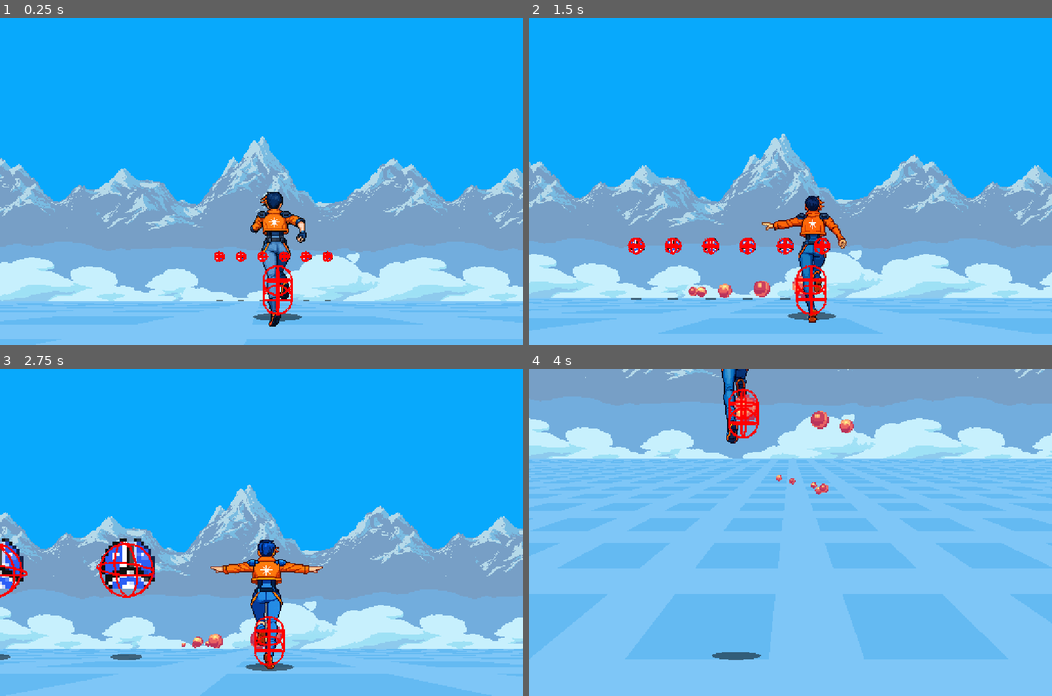
Above: before the commit, frames 1-4 (two rows, left to right).
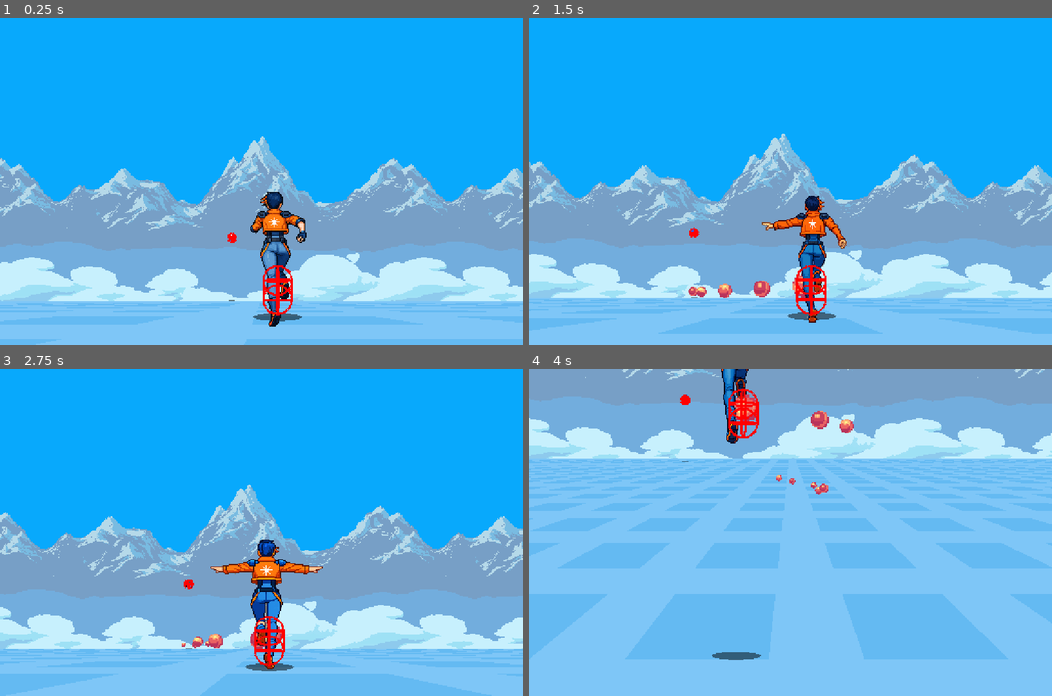
Above: after the commit, the same moments.

Repository: pl7y/starlance
Game: Godot game, scene res://scenes/gameplay_screen.tscn
Two runs of this game, one before a commit and one after it. Both use one fixed random seed, a clock stepped at 60 frames per second and the inputs below.
Inputs:
- Up to frame 1 (0.25 s): no input
- Up to frame 2 (1.5 s): hold Right (move_right) 0.53-1.28 s; hold Space (fire) 0.53-1.28 s; hold Down (move_down) from 1.28 s (still down); tap Space (fire) at 1.35 s
- Up to frame 3 (2.75 s): release Down (move_down) at 2.03 s; hold Right (move_right) from 2.03 s (still down); hold Space (fire) from 2.03 s (still down)
- Up to frame 4 (4 s): release Right (move_right) at 2.78 s; release Space (fire) at 2.78 s; hold Up (move_up) 2.78-3.53 s; tap Space (fire) at 2.85 s; hold Left (move_left) from 3.53 s (still down); hold Space (fire) from 3.53 s (still down)

The runs differ from the first frame. In frame 1, 0.4% of the frame differs, in the area x 41-64%, y 65-87%; in frame 2, 0.9%; in frame 3, 2.2%, in the area x 0-38%, y 51-89%; in frame 4, less than 0.1%.

Commit message:
Hm

Diff:
--- a/scenes/encounters/content_generator.gd
+++ b/scenes/encounters/content_generator.gd
@@ -46,6 +46,8 @@
   # Rush-follow: fly in fast, then orbit the player at close range
   var rush_follow := _rush_follow_style(25.0, 5.0, 8.0, 2.0)
   var rush_follow_tight := _rush_follow_style(18.0, 6.0, 5.0, 2.5)
+  var boss_lock := StaticMovementStyle.new()
+  boss_lock.z_lock = MovementStyle.ZLock.PLAYER
 
   # Patterns (firing)
   var slow_fire := _pattern(2.0, 70.0)
@@ -154,7 +156,7 @@
   ])
   _save(mixed_ambush, OUTPUT_BASE + "mixed_ambush.tres")
 
-  # --- Boss: Heavy Dreadnought (static boss + drone waves) ---
+  # --- Boss: Heavy Dreadnought (z-locked static boss + drone waves) ---
   var phase1 := PhaseEvent.new()
   phase1.time = 0.0
   phase1.phase_name = "boss_phase_1"
@@ -172,7 +174,7 @@
     ["boss"], [
       phase1,
       boss_gate,
-      _spawn(enemy_scene, 1, point, MovementStyle.new(), slow_fire, 0.0, 200,
+      _spawn(enemy_scene, 1, point, boss_lock, slow_fire, 0.0, 200,
         Vector3(0, 20.0, -500.0)),
       _spawn(enemy_scene, 3, line_5, drift_slow, med_fire, 80.0, 25,
         Vector3(0, 0, -500.0)),
--- a/scenes/encounters/movement_styles/custom_movement_style.gd
+++ b/scenes/encounters/movement_styles/custom_movement_style.gd
@@ -10,4 +10,4 @@
 	# Duplicate the logic so each enemy gets its own state
 	if custom_logic != null:
 		strategy.custom_logic = custom_logic.duplicate()
-	return strategy
+	return _apply_shared_settings(strategy)
--- a/scenes/encounters/movement_styles/dive_at_player_movement_style.gd
+++ b/scenes/encounters/movement_styles/dive_at_player_movement_style.gd
@@ -10,4 +10,4 @@
 	var strategy := DiveAtPlayerMovementStrategy.new()
 	strategy.speed_z = speed_z
 	strategy.dive_turn = dive_turn
-	return strategy
+	return _apply_shared_settings(strategy)
--- a/scenes/encounters/movement_styles/drift_movement_style.gd
+++ b/scenes/encounters/movement_styles/drift_movement_style.gd
@@ -12,4 +12,4 @@
 	strategy.speed_z = speed_z
 	strategy.speed_x = speed_x
 	strategy.speed_y = speed_y
-	return strategy
+	return _apply_shared_settings(strategy)
--- a/scenes/encounters/movement_styles/movement_style.gd
+++ b/scenes/encounters/movement_styles/movement_style.gd
@@ -6,8 +6,20 @@
 extends Resource
 class_name MovementStyle
 
+enum ZLock {NONE, PLAYER}
+
+## Z lock mode shared by all movement styles.
+## NONE: absolute world movement.
+## PLAYER: compensate player forward run so movement is player-relative.
+@export var z_lock: ZLock = ZLock.NONE
+
 ## Creates and returns the appropriate MovementStrategy instance.
 ## Override in subclasses to return the correct strategy type.
 func create_strategy() -> MovementStrategy:
   push_error("MovementStyle.create_strategy() must be overridden in subclass")
   return null
+
+
+func _apply_shared_settings(strategy: MovementStrategy) -> MovementStrategy:
+  strategy.z_lock = z_lock
+  return strategy
--- a/scenes/encounters/movement_styles/orbit_movement_style.gd
+++ b/scenes/encounters/movement_styles/orbit_movement_style.gd
@@ -12,4 +12,4 @@
 	strategy.speed_z = speed_z
 	strategy.orbit_radius = orbit_radius
 	strategy.orbit_speed = orbit_speed
-	return strategy
+	return _apply_shared_settings(strategy)
--- /dev/null
+++ b/scenes/encounters/movement_styles/polyline_movement_style.gd
@@ -0,0 +1,39 @@
+## Polyline movement style - follows an authored sequence of points.
+@tool
+extends MovementStyle
+class_name PolylineMovementStyle
+
+const POLYLINE_MOVEMENT_STRATEGY_SCRIPT := preload("res://scenes/movement/polyline_movement_strategy.gd")
+
+enum Cycle {NONE, LOOP, PING_PONG}
+
+## Points interpreted as local offsets from the enemy spawn position.
+@export var points: PackedVector3Array = PackedVector3Array()
+
+## If true, appends first point at the end before cycling logic.
+@export var close: bool = false
+
+## How movement continues after reaching the end.
+@export var cycle: Cycle = Cycle.NONE
+
+## Units per second along the polyline path.
+@export_range(0.0, 2000.0, 1.0) var speed: float = 40.0
+
+
+func create_strategy() -> MovementStrategy:
+	var strategy: MovementStrategy = POLYLINE_MOVEMENT_STRATEGY_SCRIPT.new()
+	strategy.points = points
+	strategy.close = close
+	strategy.speed = speed
+	strategy.cycle = _to_strategy_cycle(cycle)
+	return _apply_shared_settings(strategy)
+
+
+func _to_strategy_cycle(value: Cycle) -> int:
+	match value:
+		Cycle.LOOP:
+			return 1
+		Cycle.PING_PONG:
+			return 2
+		_:
+			return 0
--- a/scenes/encounters/movement_styles/rush_follow_movement_style.gd
+++ b/scenes/encounters/movement_styles/rush_follow_movement_style.gd
@@ -14,4 +14,4 @@
 	strategy.rush_turn = rush_turn
 	strategy.orbit_radius = orbit_radius
 	strategy.orbit_speed = orbit_speed
-	return strategy
+	return _apply_shared_settings(strategy)
--- a/scenes/encounters/movement_styles/sine_strafe_movement_style.gd
+++ b/scenes/encounters/movement_styles/sine_strafe_movement_style.gd
@@ -13,4 +13,4 @@
 	strategy.amp_x = amplitude.x
 	strategy.amp_y = amplitude.y
 	strategy.freq = frequency
-	return strategy
+	return _apply_shared_settings(strategy)
--- a/scenes/encounters/movement_styles/static_movement_style.gd
+++ b/scenes/encounters/movement_styles/static_movement_style.gd
@@ -1,7 +1,7 @@
 ## Static movement style - enemy stays in place.
 @tool
-extends MovementStyle
+extends "res://scenes/encounters/movement_styles/movement_style.gd"
 class_name StaticMovementStyle
 
 func create_strategy() -> MovementStrategy:
-	return StaticMovementStrategy.new()
+	return _apply_shared_settings(StaticMovementStrategy.new())
--- a/scenes/encounters/movement_styles/swoop_movement_style.gd
+++ b/scenes/encounters/movement_styles/swoop_movement_style.gd
@@ -13,4 +13,4 @@
 	strategy.amp_x = amplitude.x
 	strategy.amp_y = amplitude.y
 	strategy.freq = frequency
-	return strategy
+	return _apply_shared_settings(strategy)
--- a/scenes/gameplay_screen.tscn
+++ b/scenes/gameplay_screen.tscn
@@ -26,14 +26,13 @@
 
 [sub_resource type="Resource" id="Resource_pw0ia"]
 script = ExtResource("17_baarm")
-spacing = Vector2(100, 0)
+spacing = Vector2(50, 0)
 metadata/_custom_type_script = "uid://cxyxiyhktbobm"
 
 [sub_resource type="Resource" id="Resource_clvjq"]
 script = ExtResource("18_pw0ia")
-speed_z = 5.0
 amplitude = Vector2(100, 100)
-frequency = 1.0
+z_lock = 1
 metadata/_custom_type_script = "uid://ces2q7ec1p1dl"
 
 [sub_resource type="Resource" id="Resource_6272t"]
@@ -44,12 +43,11 @@
 [sub_resource type="Resource" id="Resource_4xyd6"]
 script = ExtResource("20_ng3oa")
 enemy_scene = ExtResource("16_clvjq")
-count = 6
 formation = SubResource("Resource_pw0ia")
 move_style = SubResource("Resource_clvjq")
 pattern = SubResource("Resource_6272t")
 hp = 20
-world_pos = Vector3(0, 100, -1500)
+world_pos = Vector3(-200, 200, -1500)
 tags = PackedStringArray()
 
 [sub_resource type="Resource" id="Resource_hjvpi"]
--- a/scenes/movement/custom_movement_strategy.gd
+++ b/scenes/movement/custom_movement_strategy.gd
@@ -5,9 +5,11 @@
 var custom_logic: MoveLogic
 
 func setup(enemy: Node, rig: CameraRig) -> void:
+	_setup_z_lock(rig)
 	if custom_logic != null:
 		custom_logic.setup(enemy, rig)
 
 func update(enemy: Node, rig: CameraRig, delta: float) -> void:
 	if custom_logic != null:
 		custom_logic.update(enemy, rig, delta)
+	_apply_z_lock(enemy, rig)
--- a/scenes/movement/dive_at_player_movement_strategy.gd
+++ b/scenes/movement/dive_at_player_movement_strategy.gd
@@ -12,3 +12,4 @@
 	var target_y := rig.camera_world_position.y
 	enemy.world_pos.x = lerp(enemy.world_pos.x, target_x, 1.0 - exp(-dive_turn * delta))
 	enemy.world_pos.y = lerp(enemy.world_pos.y, target_y, 1.0 - exp(-dive_turn * delta))
+	_apply_z_lock(enemy, rig)
--- a/scenes/movement/drift_movement_strategy.gd
+++ b/scenes/movement/drift_movement_strategy.gd
@@ -6,7 +6,8 @@
 var speed_y: float = 0.0
 var speed_z: float = 12.0
 
-func update(enemy: Node, _rig: CameraRig, delta: float) -> void:
+func update(enemy: Node, rig: CameraRig, delta: float) -> void:
 	enemy.world_pos.x += speed_x * delta
 	enemy.world_pos.y += speed_y * delta
 	enemy.world_pos.z += speed_z * delta
+	_apply_z_lock(enemy, rig)
--- a/scenes/movement/movement_strategy.gd
+++ b/scenes/movement/movement_strategy.gd
@@ -4,6 +4,11 @@
 ## The Enemy delegates movement updates to the active strategy.
 extends RefCounted
 class_name MovementStrategy
+
+var z_lock = MovementStyle.ZLock.NONE
+
+var _z_lock_ready: bool = false
+var _last_camera_z: float = 0.0
 
 ## Called once after the enemy is spawned and configured.
 ## Store references and initialize per-instance state here.
@@ -17,3 +22,22 @@
 @warning_ignore("unused_parameter")
 func update(enemy: Node, rig: CameraRig, delta: float) -> void:
 	pass
+
+
+func _setup_z_lock(rig: CameraRig) -> void:
+	_z_lock_ready = true
+	_last_camera_z = rig.camera_world_position.z if rig != null else 0.0
+
+
+func _apply_z_lock(enemy: Node, rig: CameraRig) -> void:
+	if z_lock != MovementStyle.ZLock.PLAYER or rig == null:
+		return
+
+	if not _z_lock_ready:
+		_setup_z_lock(rig)
+		return
+
+	var current_z := rig.camera_world_position.z
+	var delta_z := current_z - _last_camera_z
+	_last_camera_z = current_z
+	enemy.world_pos.z += delta_z
--- a/scenes/movement/orbit_movement_strategy.gd
+++ b/scenes/movement/orbit_movement_strategy.gd
@@ -8,8 +8,9 @@
 
 var _orbit_angle: float = 0.0
 
-func setup(_enemy: Node, _rig: CameraRig) -> void:
+func setup(_enemy: Node, rig: CameraRig) -> void:
 	_orbit_angle = randf_range(0.0, TAU)
+	_setup_z_lock(rig)
 
 func update(enemy: Node, rig: CameraRig, delta: float) -> void:
 	enemy.world_pos.z += speed_z * delta
@@ -19,3 +20,4 @@
 	var cy := rig.camera_world_position.y
 	enemy.world_pos.x = cx + cos(_orbit_angle) * orbit_radius
 	enemy.world_pos.y = cy + sin(_orbit_angle) * (orbit_radius * 0.6)
+	_apply_z_lock(enemy, rig)
--- /dev/null
+++ b/scenes/movement/polyline_movement_strategy.gd
@@ -0,0 +1,136 @@
+## Polyline movement strategy - follows a sequence of points.
+extends MovementStrategy
+class_name PolylineMovementStrategy
+
+enum Cycle {NONE, LOOP, PING_PONG}
+
+## Points are interpreted as local offsets from spawn origin.
+var points: PackedVector3Array = PackedVector3Array()
+
+## If true, appends first point at the end (closed path).
+var close: bool = false
+
+## How to continue after reaching the end.
+var cycle: Cycle = Cycle.NONE
+
+## Units per second along the polyline.
+var speed: float = 40.0
+
+var _path: PackedVector3Array = PackedVector3Array()
+var _current_index: int = 0
+var _next_index: int = 0
+var _direction: int = 1
+var _segment_progress: float = 0.0
+var _stopped: bool = false
+var _z_lock_offset: float = 0.0
+
+
+func setup(enemy: Node, rig: CameraRig) -> void:
+  _build_path(enemy.world_pos)
+  _segment_progress = 0.0
+  _direction = 1
+  _stopped = _path.size() <= 1
+  _current_index = 0
+  _next_index = 1 if _path.size() > 1 else 0
+  _z_lock_offset = 0.0
+  _setup_z_lock(rig)
+  if _path.size() > 0:
+    enemy.world_pos = _path_with_z_lock(_path[0])
+
+func update(enemy: Node, rig: CameraRig, delta: float) -> void:
+  var prev_z_lock_offset := _z_lock_offset
+  _update_z_lock_offset(rig)
+
+  if _stopped or speed <= 0.0 or _path.size() <= 1:
+    if z_lock == MovementStyle.ZLock.PLAYER:
+      enemy.world_pos.z += _z_lock_offset - prev_z_lock_offset
+    return
+
+  var remaining := speed * delta
+  while remaining > 0.0 and not _stopped:
+    var a := _path[_current_index]
+    var b := _path[_next_index]
+    var seg_len := a.distance_to(b)
+
+    if seg_len <= 0.0001:
+      enemy.world_pos = _path_with_z_lock(b)
+      _finish_segment(enemy)
+      continue
+
+    var left := seg_len - _segment_progress
+    var step: float = min(remaining, left)
+    _segment_progress += step
+    remaining -= step
+
+    var t: float = clamp(_segment_progress / seg_len, 0.0, 1.0)
+    enemy.world_pos = _path_with_z_lock(a.lerp(b, t))
+
+    if _segment_progress >= seg_len - 0.0001:
+      enemy.world_pos = _path_with_z_lock(b)
+      _finish_segment(enemy)
+
+func _build_path(origin: Vector3) -> void:
+  _path = PackedVector3Array()
+  if points.is_empty():
+    _path.append(origin)
+    return
+
+  for p in points:
+    _path.append(origin + p)
+
+  if close and _path.size() > 1 and _path[0].distance_to(_path[_path.size() - 1]) > 0.0001:
+    _path.append(_path[0])
+
+  prints("Built polyline path with ", _path.size(), " points: ", _path)
+
+func _finish_segment(enemy: Node) -> void:
+  _current_index = _next_index
+  _segment_progress = 0.0
+
+  var candidate := _current_index + _direction
+  if candidate >= 0 and candidate < _path.size():
+    _next_index = candidate
+    return
+
+  match cycle:
+    Cycle.NONE:
+      _stopped = true
+      _next_index = _current_index
+
+    Cycle.LOOP:
+      _current_index = 0
+      enemy.world_pos = _path_with_z_lock(_path[_current_index])
+      if _path.size() > 1:
+        _next_index = 1
+      else:
+        _stopped = true
+        _next_index = _current_index
+
+    Cycle.PING_PONG:
+      _direction *= -1
+      candidate = _current_index + _direction
+      if candidate >= 0 and candidate < _path.size():
+        _next_index = candidate
+      else:
+        _stopped = true
+        _next_index = _current_index
+
+
+func _update_z_lock_offset(rig: CameraRig) -> void:
+  if z_lock != MovementStyle.ZLock.PLAYER or rig == null:
+    return
+
+  if not _z_lock_ready:
+    _setup_z_lock(rig)
+    return
+
+  var current_z := rig.camera_world_position.z
+  var delta_z := current_z - _last_camera_z
+  _last_camera_z = current_z
+  _z_lock_offset += delta_z
+
+
+func _path_with_z_lock(path_pos: Vector3) -> Vector3:
+  if z_lock != MovementStyle.ZLock.PLAYER:
+    return path_pos
+  return path_pos + Vector3(0.0, 0.0, _z_lock_offset)
--- a/scenes/movement/rush_follow_movement_strategy.gd
+++ b/scenes/movement/rush_follow_movement_strategy.gd
@@ -12,9 +12,10 @@
 var _rush_arrived: bool = false
 var _orbit_angle: float = 0.0
 
-func setup(_enemy: Node, _rig: CameraRig) -> void:
+func setup(_enemy: Node, rig: CameraRig) -> void:
 	_rush_arrived = false
 	_orbit_angle = randf_range(0.0, TAU)
+	_setup_z_lock(rig)
 
 func update(enemy: Node, rig: CameraRig, delta: float) -> void:
 	var target_z := rig.camera_world_position.z - follow_distance
@@ -37,3 +38,5 @@
 		enemy.world_pos.z = lerp(enemy.world_pos.z, target_z, 1.0 - exp(-2.0 * delta)) # gently track Z
 		enemy.world_pos.x = target_x + cos(_orbit_angle) * orbit_radius
 		enemy.world_pos.y = target_y + sin(_orbit_angle) * (orbit_radius * 0.6)
+
+	_apply_z_lock(enemy, rig)
--- a/scenes/movement/sine_strafe_movement_strategy.gd
+++ b/scenes/movement/sine_strafe_movement_strategy.gd
@@ -10,12 +10,14 @@
 var _spawn_pos: Vector3
 var _age: float = 0.0
 
-func setup(enemy: Node, _rig: CameraRig) -> void:
+func setup(enemy: Node, rig: CameraRig) -> void:
 	_spawn_pos = enemy.world_pos
 	_age = 0.0
+	_setup_z_lock(rig)
 
-func update(enemy: Node, _rig: CameraRig, delta: float) -> void:
+func update(enemy: Node, rig: CameraRig, delta: float) -> void:
 	_age += delta
 	enemy.world_pos.z += speed_z * delta
 	enemy.world_pos.x = _spawn_pos.x + sin(_age * TAU * freq) * amp_x
 	enemy.world_pos.y = _spawn_pos.y + sin(_age * TAU * (freq * 0.7)) * amp_y
+	_apply_z_lock(enemy, rig)
--- a/scenes/movement/static_movement_strategy.gd
+++ b/scenes/movement/static_movement_strategy.gd
@@ -2,6 +2,6 @@
 extends MovementStrategy
 class_name StaticMovementStrategy
 
-func update(_enemy: Node, _rig: CameraRig, _delta: float) -> void:
+func update(enemy: Node, rig: CameraRig, _delta: float) -> void:
 	# No movement
-	pass
+	_apply_z_lock(enemy, rig)
--- a/scenes/movement/swoop_movement_strategy.gd
+++ b/scenes/movement/swoop_movement_strategy.gd
@@ -10,12 +10,14 @@
 var _spawn_pos: Vector3
 var _age: float = 0.0
 
-func setup(enemy: Node, _rig: CameraRig) -> void:
+func setup(enemy: Node, rig: CameraRig) -> void:
 	_spawn_pos = enemy.world_pos
 	_age = 0.0
+	_setup_z_lock(rig)
 
-func update(enemy: Node, _rig: CameraRig, delta: float) -> void:
+func update(enemy: Node, rig: CameraRig, delta: float) -> void:
 	_age += delta
 	enemy.world_pos.z += speed_z * delta
 	enemy.world_pos.x = _spawn_pos.x + sin(_age * TAU * freq) * amp_x
 	enemy.world_pos.y = _spawn_pos.y + cos(_age * TAU * freq) * amp_y
+	_apply_z_lock(enemy, rig)
Not shown, added: scenes/encounters/movement_styles/polyline_movement_style.gd.uid
Not shown, added: scenes/movement/polyline_movement_strategy.gd.uid
Not shown, changed: docs/encounter-system.md
